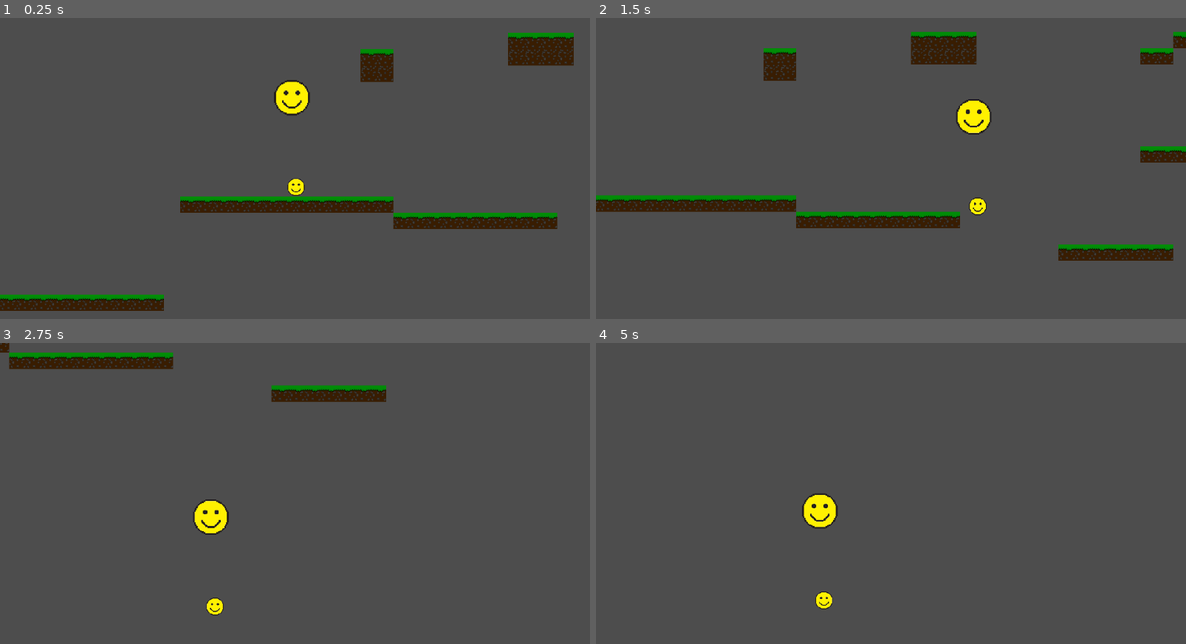
Above: before the commit, frames 1-4 (two rows, left to right).
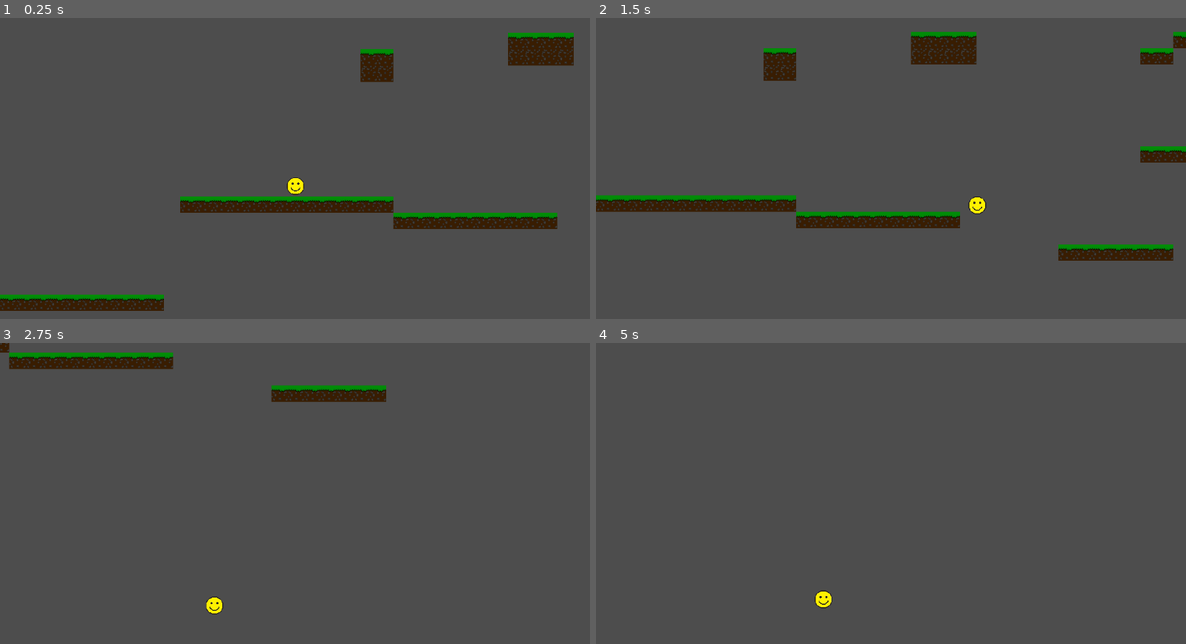
Above: after the commit, the same moments.

Repository: reallylonglinesofcode/GODOT-BECAUSE-THIS-IS-NOT-WORKING
Game: Godot game, scene res://Sprites and stuff like that/world.tscn
The game is run twice, just before and just after one commit, with the same random seed, the same clock (stepped at 60 frames per second) and the same inputs.
Inputs (mouse positions are in pixels of both pictures, inside the frame that each line leads up to):
- Up to frame 1 (0.25 s): no input
- Up to frame 2 (1.5 s): move the mouse to (1020, 168) at 0.52 s; hold D (Right) from 0.53 s (still down); tap Space (Jump) at 0.77 s; move the mouse to (773, 201) at 1.27 s
- Up to frame 3 (2.75 s): tap Space (Jump) at 1.52 s; move the mouse to (354, 436) at 2.02 s; release D (Right) at 2.03 s; hold A (Left) from 2.03 s (still down)
- Up to frame 4 (5 s): move the mouse to (861, 574) at 2.77 s; release A (Left) at 2.78 s; hold D (Right) 2.78-4.28 s; tap Space (Jump) at 3.02, 3.77, 4.52 s; move the mouse to (1068, 559) at 3.52 s; move the mouse to (714, 460) at 4.27 s; hold A (Left) from 4.28 s (still down)

The runs differ from the first frame. In frame 1, 0.7% of the frame differs, in the area x 46-53%, y 20-60%; in frame 2, 0.6%; in frame 3, 0.6%; in frame 4, 0.7%.
Error before the commit: Parse Error: Function "get_mouse_global_position()" not found in base self. (res://Sprites)

Commit message:
sdad
aasdwa

Diff:
--- a/Sprites and stuff like that/Raycast.gd
+++ b/Sprites and stuff like that/Raycast.gd
@@ -1,10 +1,4 @@
 extends Node2D
 
-@onready var player = $".."
-@onready var player_pos = player.position
-@onready var player_global_pos = player.global_position
-@onready var mouse_pos = get_mouse_global_position()
-@onready var position_to_mouse = mouse_pos - player_global_pos
-
-func _process(delta):
-	look_at(position_to_mouse.rotated(-PI/2))
+func _process(_delta):
+	$RayCast01.target_position = to_local(get_global_mouse_position()).normalized() * 500
--- a/Sprites and stuff like that/character_body_2d.tscn
+++ b/Sprites and stuff like that/character_body_2d.tscn
@@ -20,17 +20,18 @@
 script = ExtResource("1_dmn0g")
 
 [node name="RayCast01" type="RayCast2D" parent="Raycast"]
-position = Vector2(0, 20)
+scale = Vector2(10, 10)
 target_position = Vector2(0, 500)
 
 [node name="Sdawagasdw-removebg-preview2" type="Sprite2D" parent="Raycast"]
+visible = false
 position = Vector2(6.00043, 173)
 rotation = 3.14159
 scale = Vector2(0.193333, 0.193333)
 texture = ExtResource("1_cj878")
 
 [node name="Sdawagasdw-removebg-preview" type="Sprite2D" parent="."]
-position = Vector2(2, 1.99998)
+position = Vector2(1, -1.19209e-07)
 scale = Vector2(0.0955556, 0.0955556)
 texture = ExtResource("1_cj878")
 
